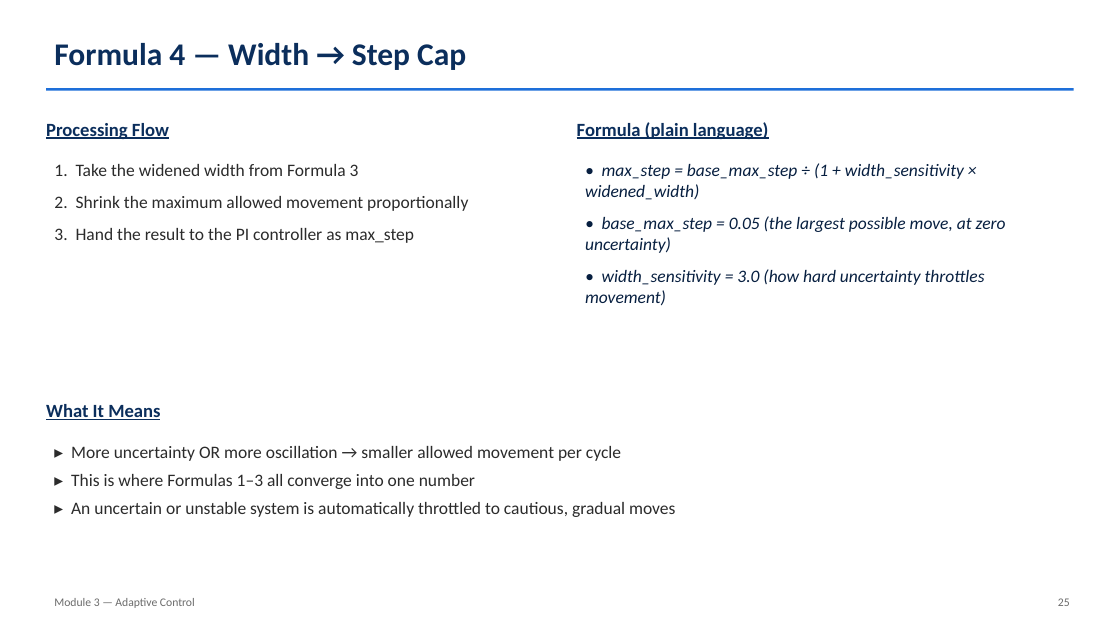
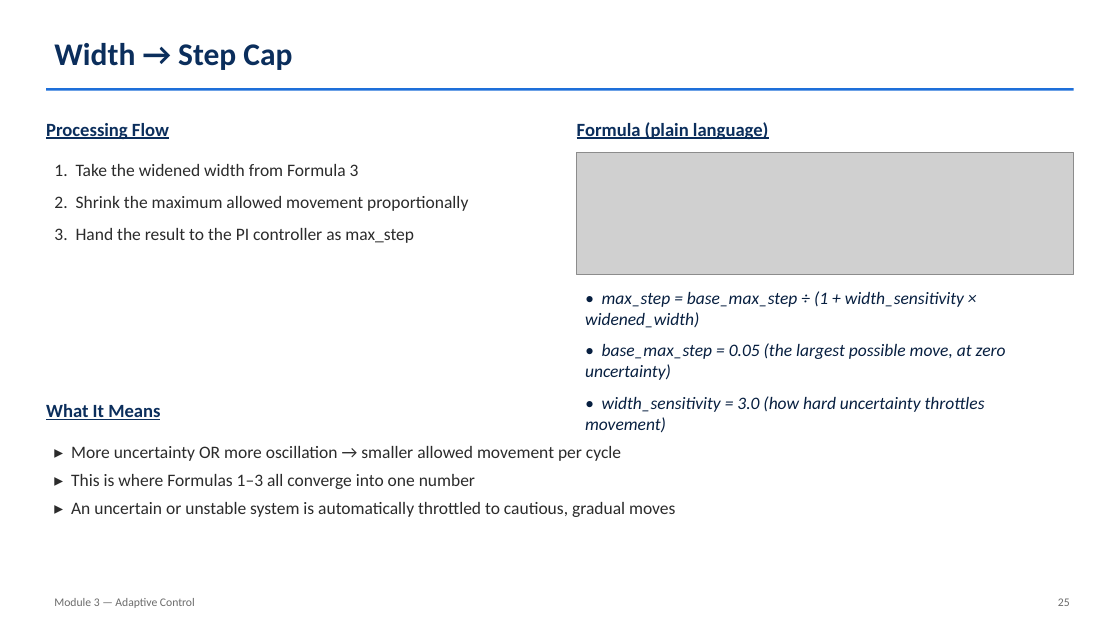
Before and after one commit to HarithaRandunu/Final_Year_Project_2026, a slide deck: slide 26 of docs/Module3_Actuator_Slides.pptx (slide 25 before the commit). Drawn at 1120x630 pixels with LibreOffice and Linux fonts; fonts in the diff are those of the drawing; grey boxes stand for pictures. Boxes give left, top, right and bottom in pixels: in the first picture for what was removed or moved away, otherwise in the second. Text is boxed around its words. In the diff, an @@ line names an element or a change of style, - is before the commit and + after.

```diff
--- a/docs/Module3_Actuator_Slides.pptx
+++ b/docs/Module3_Actuator_Slides.pptx
@@ text at (54,43,292,70): text changed @@
-Formula 4 — Width → Step Cap
+Width → Step Cap
@@ picture added at (577,153,1075,275) @@
@@ text "• max_step = base_max_step ÷ ...": place and size @@
-text "• max_step = base_max_step ÷ ..." at (585,163,1006,306)
+text "• max_step = base_max_step ÷ ..." at (585,291,1006,433)
```
Also in this commit, not shown: 11 other slides changed, 4 slides added, 1 slide removed, 12 other files.
